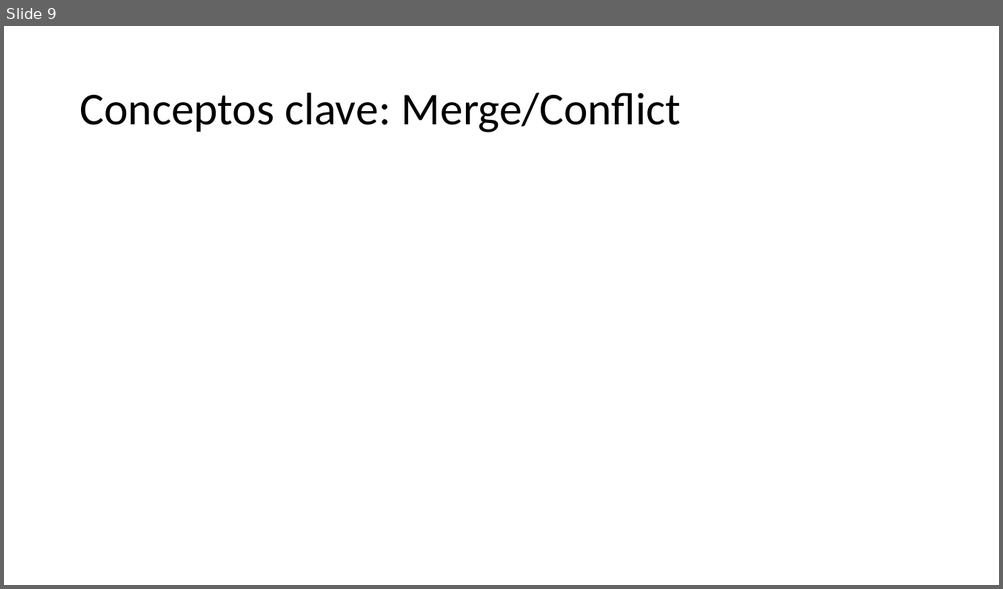
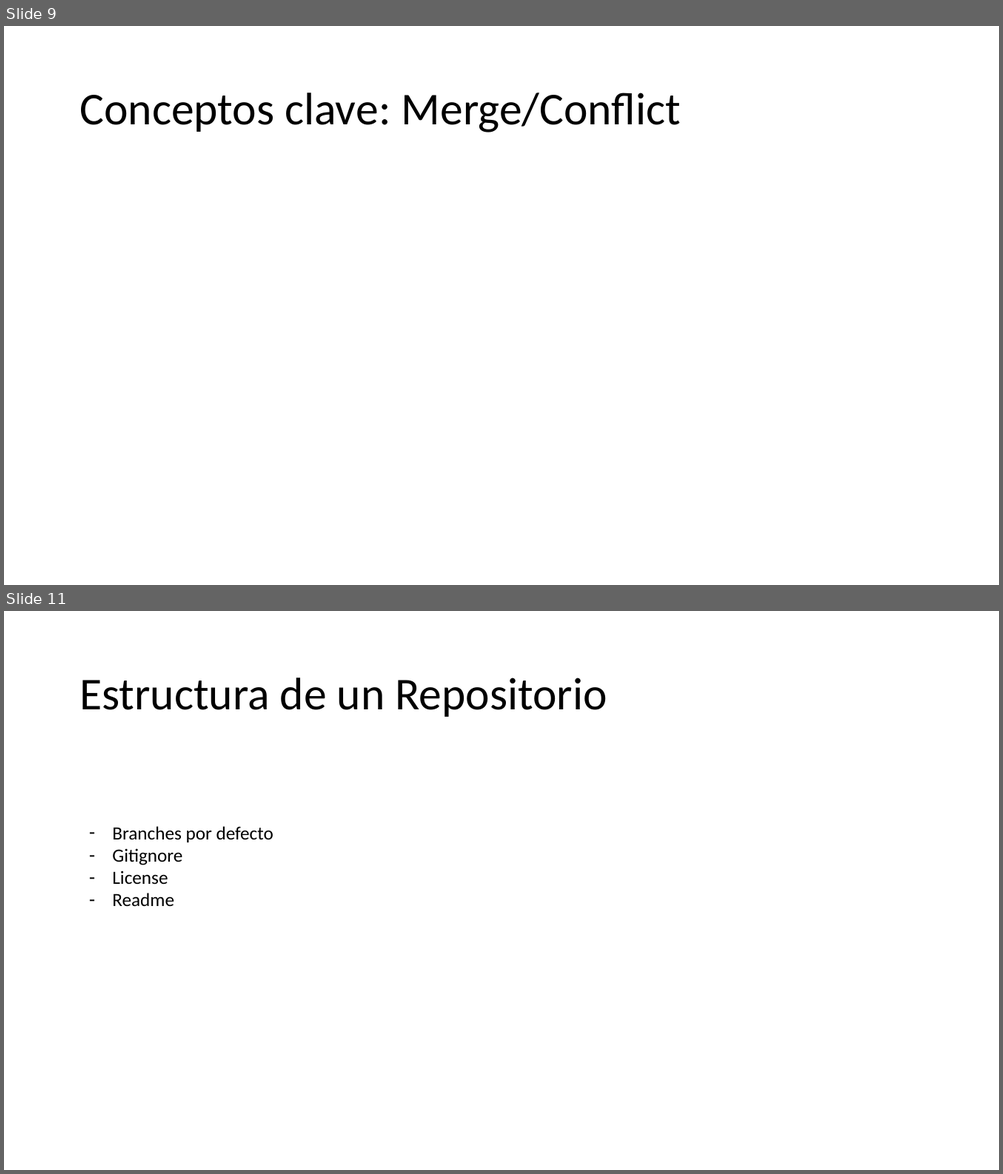
Before and after one commit to Shisah/GitGud2, a slide deck: Presentation/Git Gud 2.pptx. Shown one above the other, each under a label of ours: slide 9 before the commit, slides 9 and 11 after it; the slides between them are not shown. The pictures are 1003x589 and 1003x1174 pixels, drawn with LibreOffice and Linux fonts; fonts in the diff are those of the drawing. Boxes give left, top, right and bottom in pixels: in the first picture for what was removed or moved away, otherwise in the second. Text is boxed around its words. In the diff, an @@ line names an element or a change of style, - is before the commit and + after.

```diff
--- a/Presentation/Git Gud 2.pptx
+++ b/Presentation/Git Gud 2.pptx
@@ slide 11 added at [4, 611, 999, 1170], background #FFFFFF @@
@@ title added at [79, 678, 606, 717], 44 pt, text #000000 @@
+Estructura de un Repositorio
@@ text added at [112, 826, 273, 907], 18 pt, text #000000 @@
+– Branches por defecto
+– Gitignore
+– License
+– Readme
```
Also in this commit, not shown: 1 slide changed, 8 other slides added.
